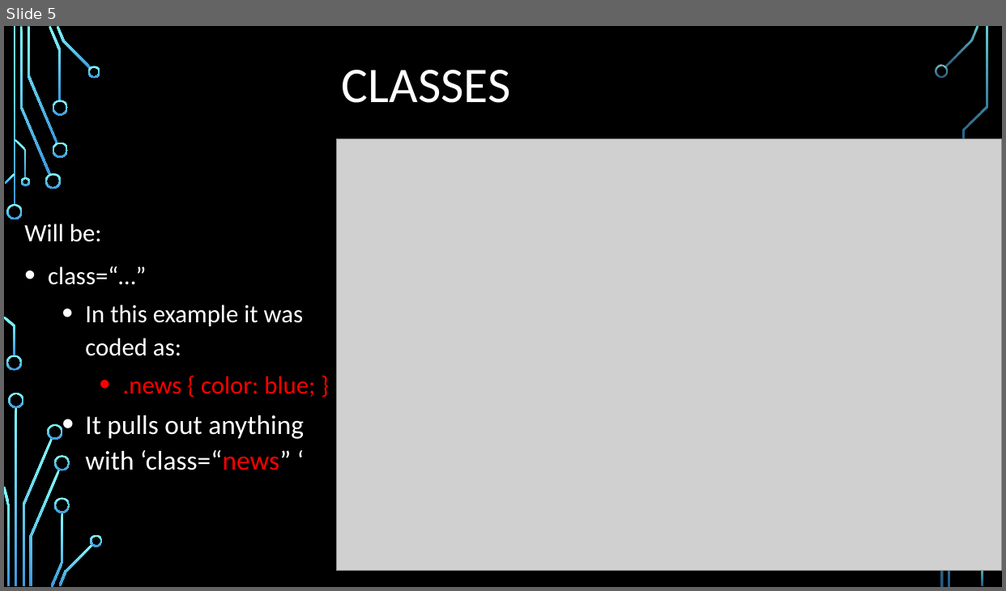
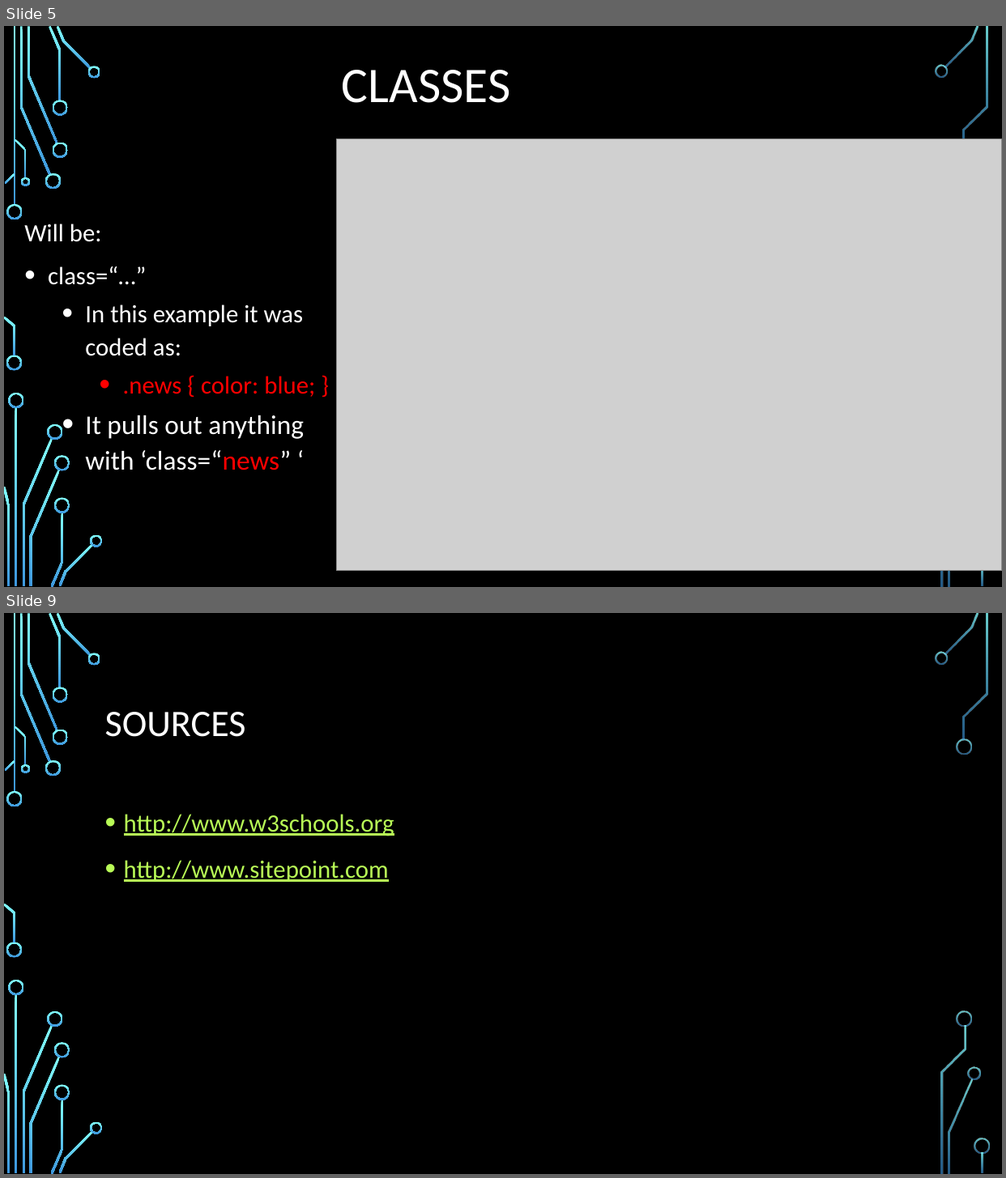
Before and after one commit to mkshoaf/mkshoaf.github.io, a slide deck: presentation/CSS Specificity.pptx. Shown one above the other, each under a label of ours: slide 5 before the commit, slides 5 and 9 after it; the slides between them are not shown. The pictures are 1006x591 and 1006x1178 pixels, drawn with LibreOffice and Linux fonts; fonts in the diff are those of the drawing; grey boxes stand for pictures; background and template pictures are left out. Boxes give left, top, right and bottom in pixels: in the first picture for what was removed or moved away, otherwise in the second. Text is boxed around its words. In the diff, an @@ line names an element or a change of style, - is before the commit and + after.

```diff
--- a/presentation/CSS Specificity.pptx
+++ b/presentation/CSS Specificity.pptx
@@ slide 9 added at [4,613,1002,1174], background picture (left out); not listed: 32 template elements that a slide beside it also shows @@
@@ title added at [105,712,246,737], 36 pt, text #FFFFFF @@
+SOURCES
@@ text added at [124,814,394,882], 24 pt, text #B8FA56, underline @@
+• http://www.w3schools.org
+• http://www.sitepoint.com
@@ group added at [957,739,990,1154]: 4 freeform shapes @@
```
Also in this commit, not shown: 1 slide changed, 3 other slides added.
